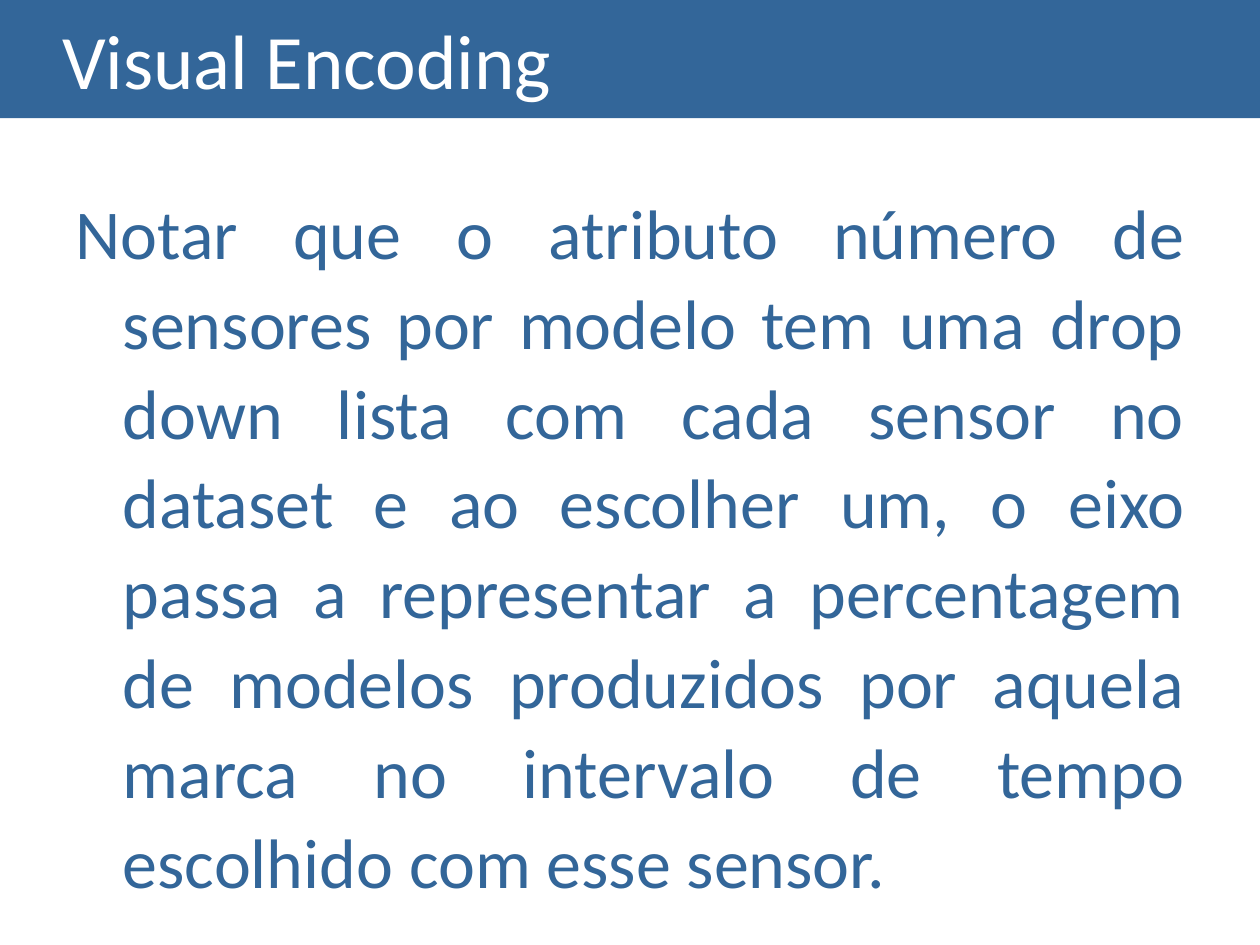
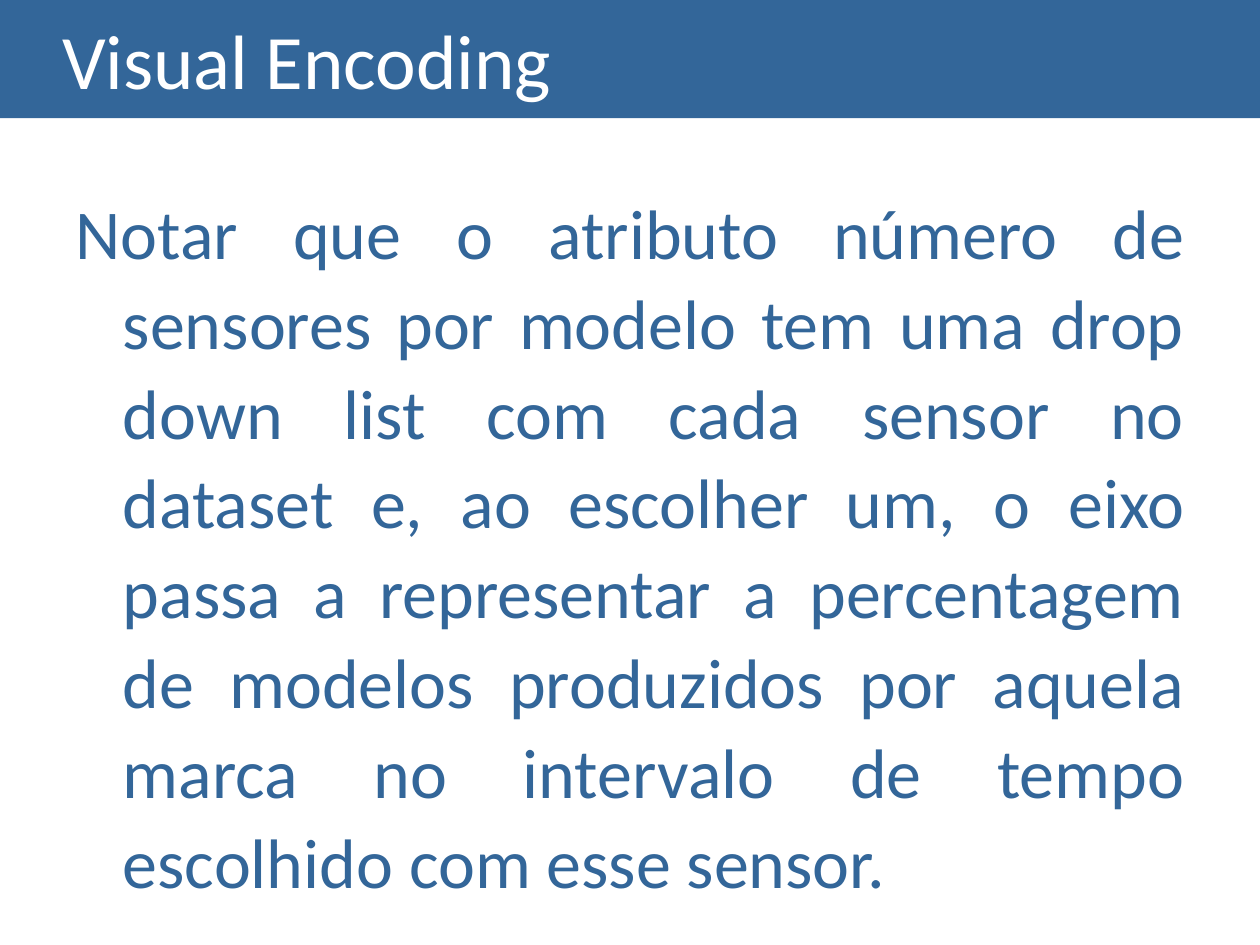
Before and after one commit to isabelSoares/IV-2021, a slide deck: slide 7 of Checkpoints Outline/Checkpoint 3/Checkpoint 3 - G16.pptx. Drawn at 1260x945 pixels with LibreOffice and Linux fonts; fonts in the diff are those of the drawing. Boxes give left, top, right and bottom in pixels: in the first picture for what was removed or moved away, otherwise in the second. Text is boxed around its words. In the diff, an @@ line names an element or a change of style, - is before the commit and + after.

```diff
--- a/Checkpoints Outline/Checkpoint 3/Checkpoint 3 - G16.pptx
+++ b/Checkpoints Outline/Checkpoint 3/Checkpoint 3 - G16.pptx
@@ text at [76, 210, 1185, 889]: text changed @@
-Notar que o atributo número de sensores por modelo tem uma drop down lista com cada sensor no dataset e ao escolher um, o eixo passa a representar a percentagem de modelos produzidos por aquela marca no intervalo de tempo escolhido com esse sensor.
+Notar que o atributo número de sensores por modelo tem uma drop down list com cada sensor no dataset e, ao escolher um, o eixo passa a representar a percentagem de modelos produzidos por aquela marca no intervalo de tempo escolhido com esse sensor.
```
Also in this commit, not shown: 3 other slides changed, 1 other file.
